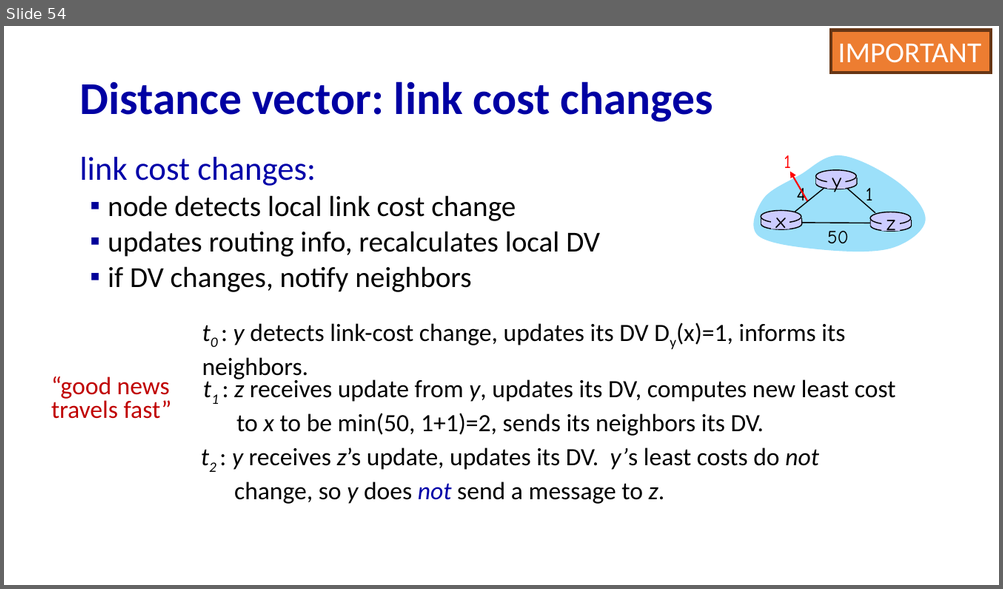
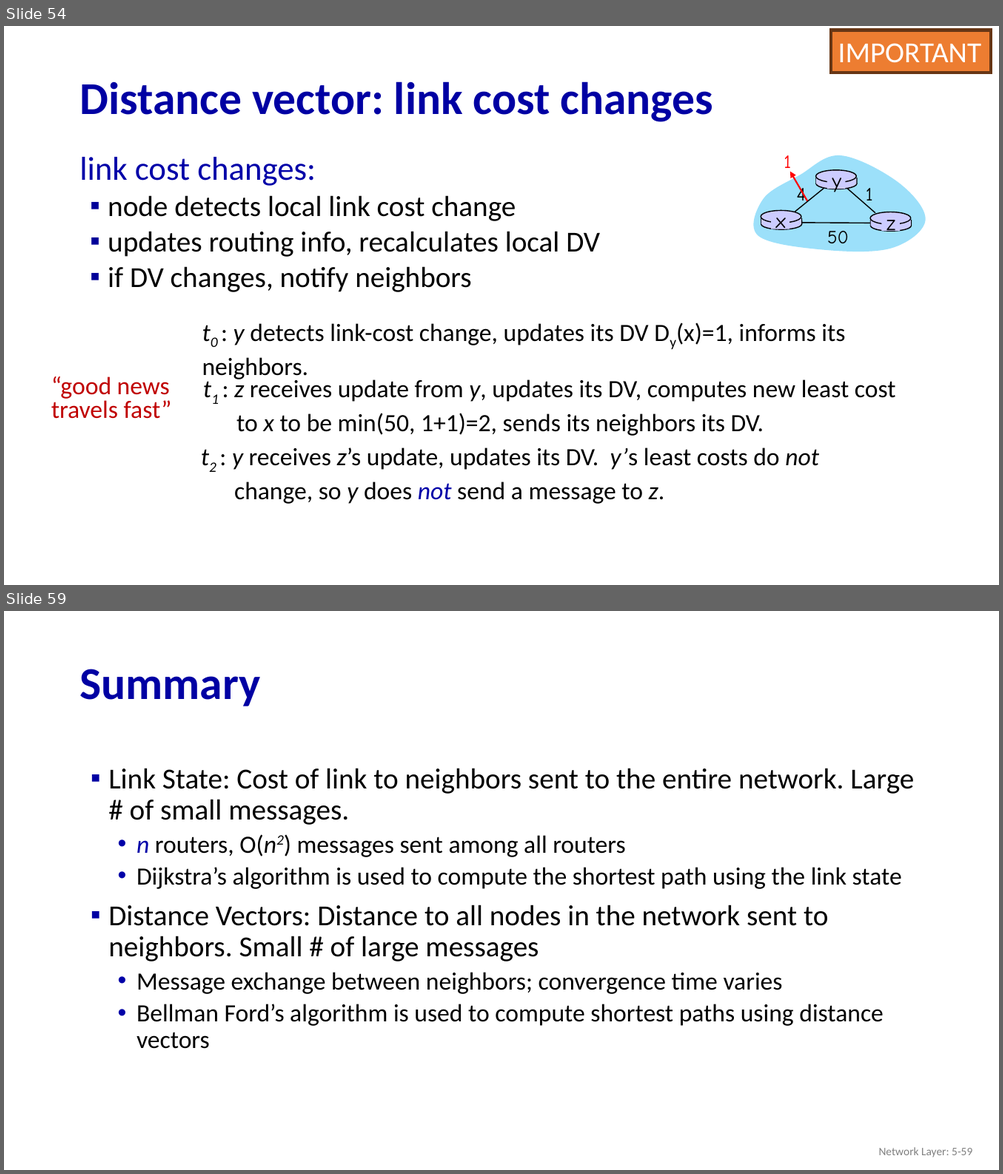
Before and after one commit to guhofstra/CSC175, a slide deck: PPTs/5.1 5.2 Control Plan Routing Protocols.pptx. Shown one above the other, each under a label of ours: slide 54 before the commit, slides 54 and 59 after it; the slides between them are not shown. The pictures are 1003x589 and 1003x1174 pixels, drawn with LibreOffice and Linux fonts; fonts in the diff are those of the drawing. Boxes give left, top, right and bottom in pixels: in the first picture for what was removed or moved away, otherwise in the second. Text is boxed around its words. In the diff, an @@ line names an element or a change of style, - is before the commit and + after.

```diff
--- a/PPTs/5.1 5.2 Control Plan Routing Protocols.pptx
+++ b/PPTs/5.1 5.2 Control Plan Routing Protocols.pptx
@@ slide 59 added at (4, 611, 999, 1170), background #FFFFFF @@
@@ title added at (79, 669, 260, 706), 44 pt, text #0000A3, bold @@
+Summary
@@ text added at (108, 768, 913, 1049), 24 pt, text #000000 @@
+▪ Link State: Cost of link to neighbors sent to the entire network. Large # of small messages.
+  • n routers, O(n2) messages sent among all routers
+  • Dijkstra’s algorithm is used to compute the shortest path using the link state
+▪ Distance Vectors: Distance to all nodes in the network sent to neighbors. Small # of large messages
+  • Message exchange between neighbors; convergence time varies
+  • Bellman Ford’s algorithm is used to compute shortest paths using distance vectors
@@ text added at (879, 1147, 972, 1158), 11 pt, text #808080 @@
+Network Layer: 5-59
```
Also in this commit, not shown: 2 slides changed, 2 other slides added, 1 slide removed, 31 other files.
